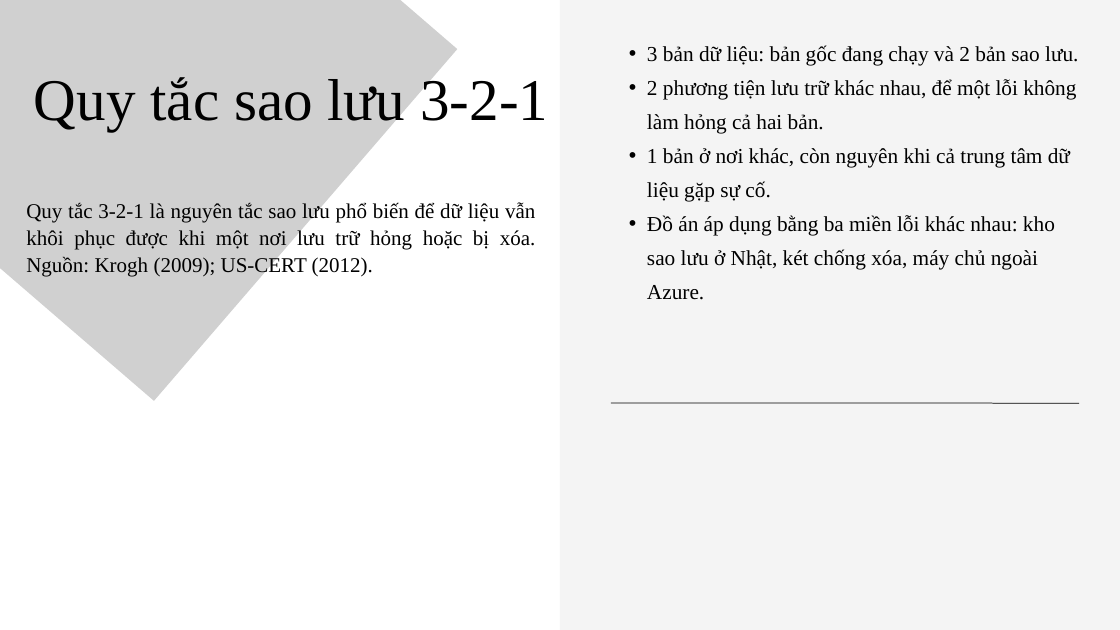
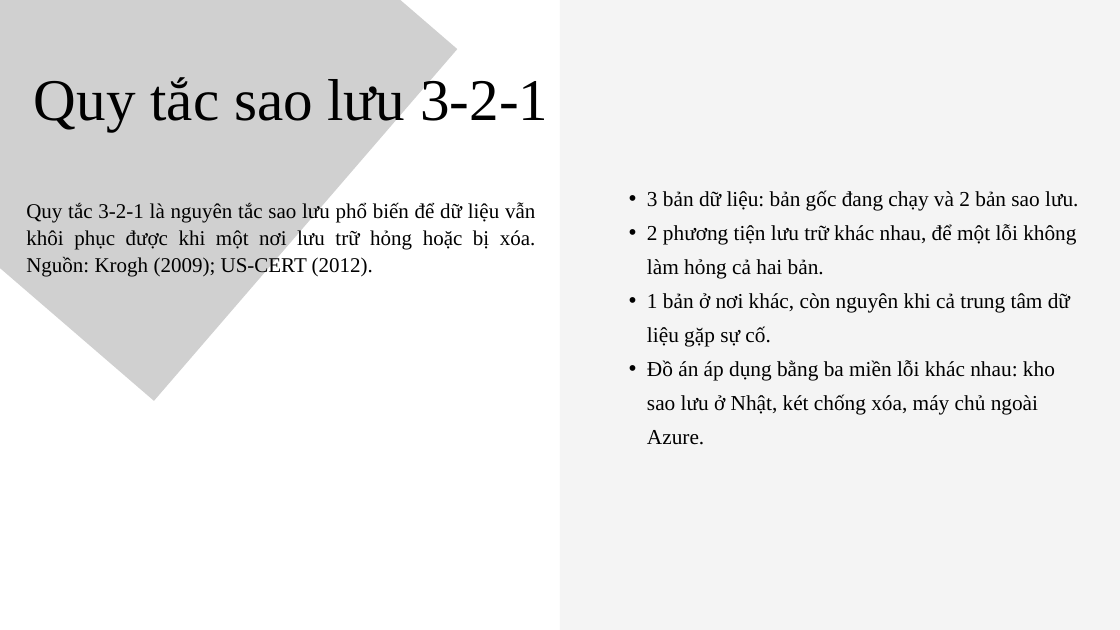
Before and after one commit to qivarnq3g/cloud-native-disaster-recovery, a slide deck: slide 7 of docs/bao-cao/slide.pptx. Drawn at 1120x630 pixels with LibreOffice and Linux fonts; fonts in the diff are those of the drawing; grey boxes stand for pictures. Boxes give left, top, right and bottom in pixels: in the first picture for what was removed or moved away, otherwise in the second. Text is boxed around its words. In the diff, an @@ line names an element or a change of style, - is before the commit and + after.

```diff
--- a/docs/bao-cao/slide.pptx
+++ b/docs/bao-cao/slide.pptx
@@ text "3 bản dữ liệu: bản ...": place and size @@
-text "3 bản dữ liệu: bản ..." at bbox=[647, 45, 1078, 300]
+text "3 bản dữ liệu: bản ..." at bbox=[647, 190, 1078, 445]
@@ line removed from (611, 403) to (1079, 403) @@
```
Also in this commit, not shown: 1 other slide changed, 7 other files.
